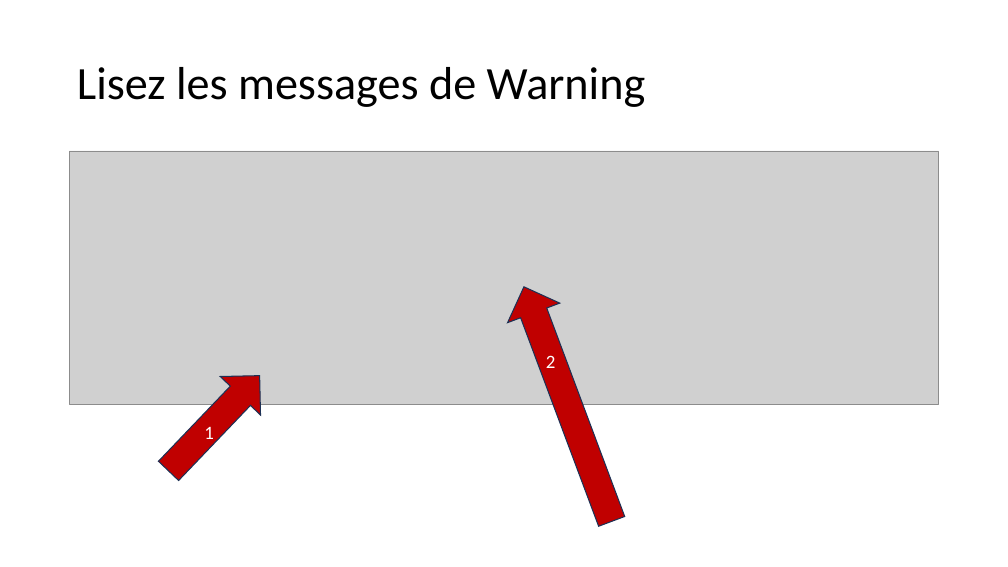
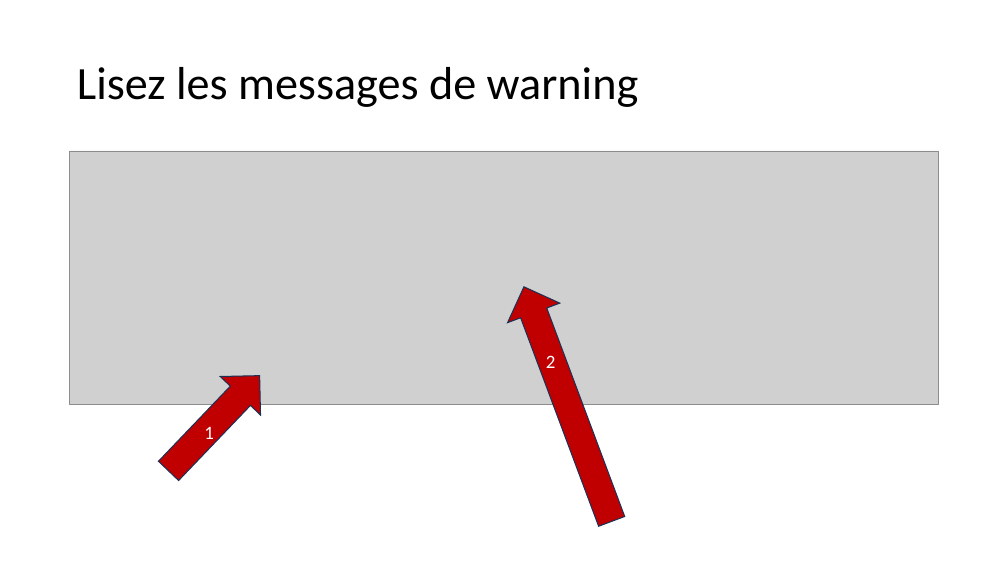
Before and after one commit to 40tude/Data_Essentials_Stage_Oct_2023, a slide deck: slide 9 of notes_de_stage.pptx. Drawn at 1008x567 pixels with LibreOffice and Linux fonts; fonts in the diff are those of the drawing; grey boxes stand for pictures. Boxes give left, top, right and bottom in pixels: in the first picture for what was removed or moved away, otherwise in the second. Text is boxed around its words. In the diff, an @@ line names an element or a change of style, - is before the commit and + after.

```diff
--- a/notes_de_stage.pptx
+++ b/notes_de_stage.pptx
@@ title at <box>77,67,639,107</box>: text changed @@
-Lisez les messages de Warning
+Lisez les messages de warning
```
Also in this commit, not shown: 13 other slides changed, 4 slides added, 1 other file.
